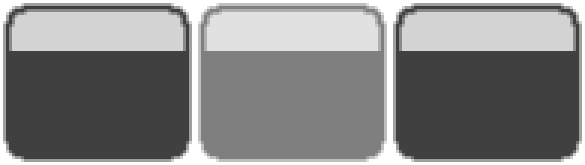
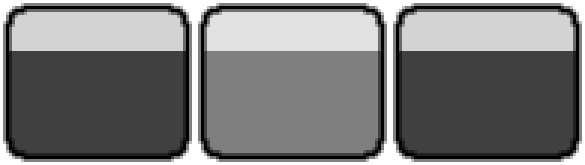
Two versions of the same layered image (585px x 165px). Layer-by-layer changes:
added group "Right Layer" with 4 layers above "Middle Layer" over [393, 3, 582, 162]
moved "onmap_unit_counter.dds #2" into group "Right Layer" over [393, 3, 582, 162]
renamed "Layer Group copy #1" to "R-transparency", moved it into group "Right Layer" over [393, 3, 582, 162]
added group "Middle Layer" with 4 layers above "Layer Group" over [198, 3, 387, 162]
moved "onmap_unit_counter.dds #1" into group "Middle Layer" over [198, 3, 387, 162]
renamed "Layer Group copy" to "M-transparency", moved it into group "Middle Layer" over [198, 3, 387, 162]
added group "Layer Group" with 4 layers over [3, 3, 192, 162]
moved "onmap_unit_counter.dds" into group "Layer Group" over [3, 3, 192, 162]
renamed "Layer Group" to "L-transparency", moved it into group "Layer Group" over [3, 3, 192, 162]
